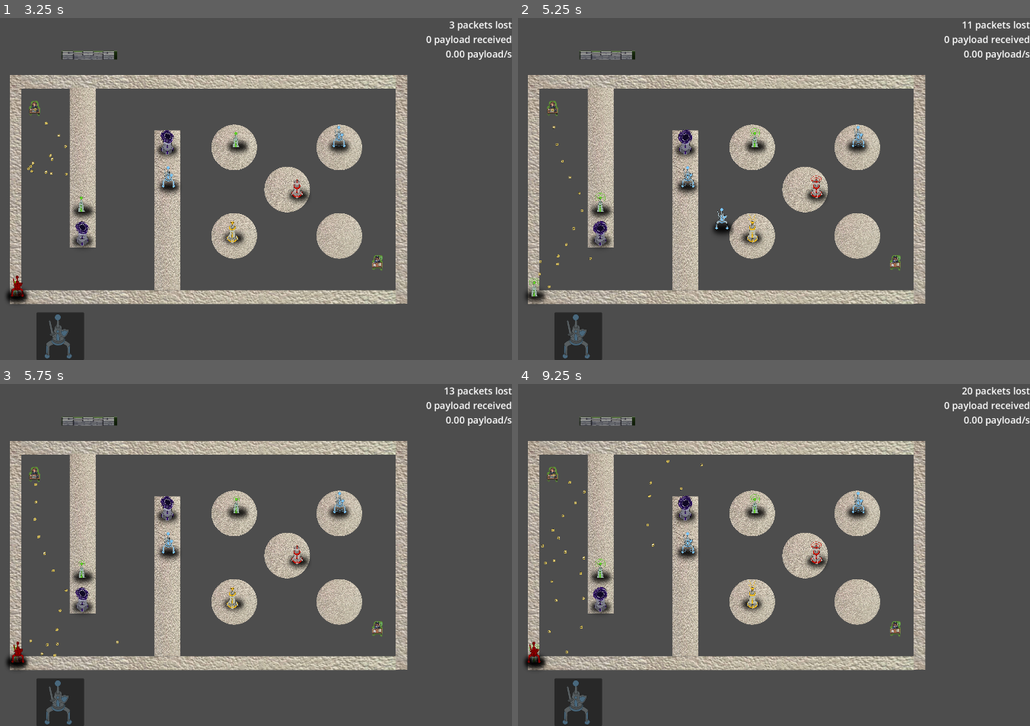
Above: before the commit, frames 1-4 (two rows, left to right).
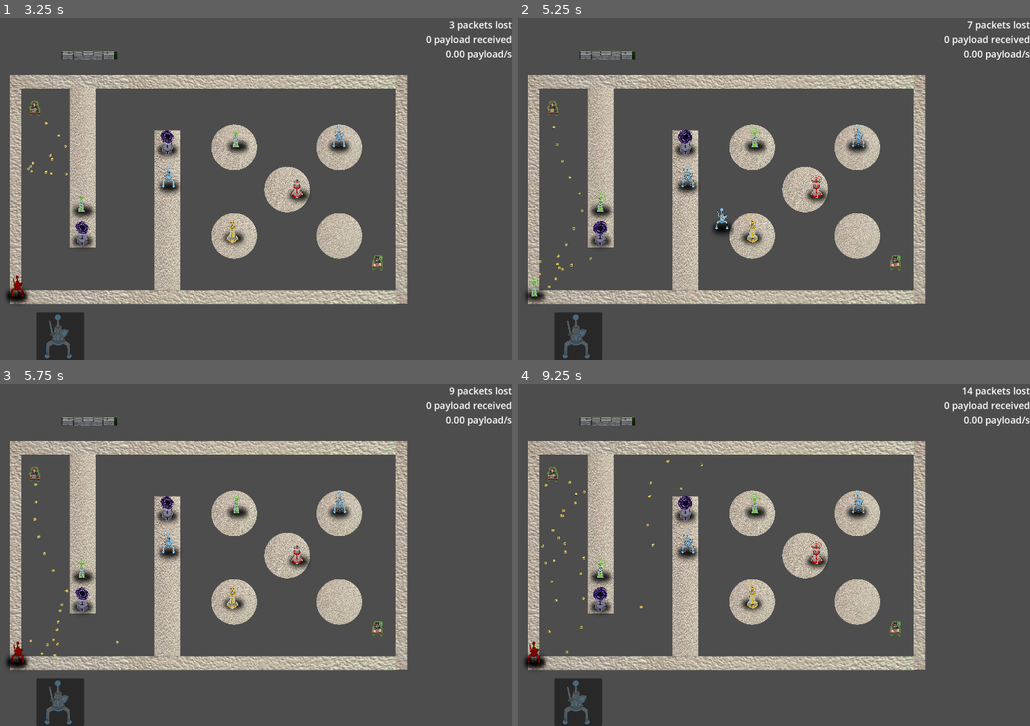
Above: after the commit, the same moments.

Repository: ryupold/ld59
Game: Godot game, scene res://scenes/test_sender.tscn
The game is run twice, just before and just after one commit, with the same random seed, the same clock (stepped at 60 frames per second) and the same inputs. The engine's default icon, where the game draws it, is replaced by a stand-in: a white triangle on a blue panel in a dark square.
Inputs (mouse positions are in pixels of both pictures, inside the frame that each line leads up to):
- Up to frame 1 (3.25 s): click (61, 336) at 0.5 s; drag from (235, 226) to (81, 202) at 1.27 s; drag from (81, 202) to (235, 226) at 2.02 s; move the mouse to (15, 284) at 2.77 s; click (15, 284) at 2.92 s
- Up to frame 2 (5.25 s): drag from (753, 137) to (753, 226) at 3.52 s; drag from (686, 175) to (533, 284) at 4.27 s; drag from (814, 185) to (533, 284) at 5.02 s
- Up to frame 3 (5.75 s): no input
- Up to frame 4 (9.25 s): move the mouse to (686, 507) at 5.77 s; click (686, 507) at 5.92 s; drag from (599, 596) to (533, 650) at 6.52 s; drag from (855, 503) to (533, 650) at 7.27 s; drag from (605, 421) to (533, 650) at 8.02 s; move the mouse to (533, 650) at 8.77 s; click (533, 650) at 8.92 s

Frame 1 is identical in both runs. In frame 2, less than 0.1% of the frame differs, in the area x 7-89%, y 0-77%; in frame 3, less than 0.1%; in frame 4, less than 0.1%, in the area x 5-89%, y 0-66%.

Commit message:
Fix RelayTower

Diff:
--- a/ld59-game/entities/towers/relay/relay_tower.gd
+++ b/ld59-game/entities/towers/relay/relay_tower.gd
@@ -13,7 +13,7 @@
 	tween.tween_interval(1)
 
 
-func addCompute(body: Node2D) -> void:
+func enterCollision(body: Node2D) -> void:
 	if disableEffect and body is not Packet:
 		return
 	var packet := body as Packet
